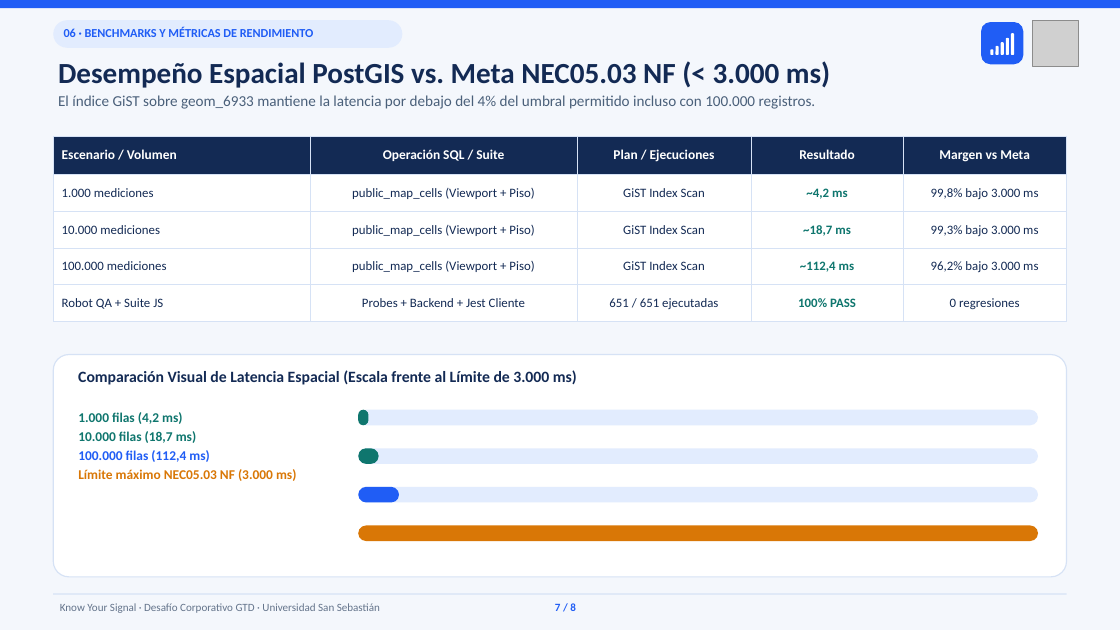
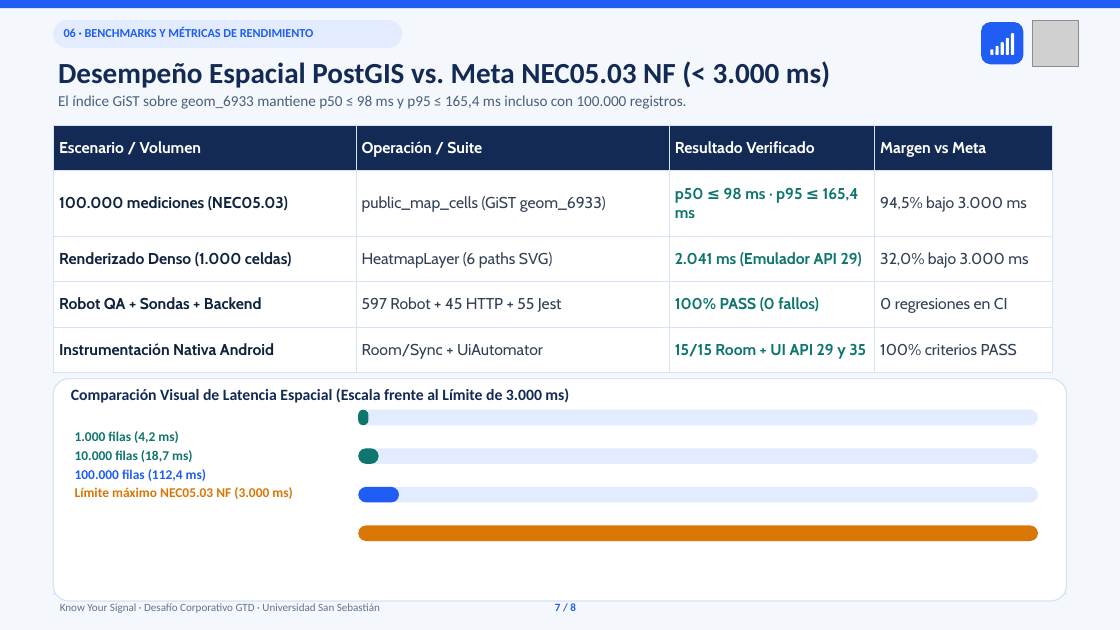
Before and after one commit to KnowYourSignal/know-your-signal-android, a slide deck: slide 7 of docs/Presentacion_Avances_QA_y_Benchmarks.pptx. Drawn at 1120x630 pixels with LibreOffice and Linux fonts; fonts in the diff are those of the drawing; grey boxes stand for pictures. Boxes give left, top, right and bottom in pixels: in the first picture for what was removed or moved away, otherwise in the second. Text is boxed around its words. In the diff, an @@ line names an element or a change of style, - is before the commit and + after.

```diff
--- a/docs/Presentacion_Avances_QA_y_Benchmarks.pptx
+++ b/docs/Presentacion_Avances_QA_y_Benchmarks.pptx
@@ text at <box>58,95,687,109</box>: text changed @@
-El índice GiST sobre geom_6933 mantiene la latencia por debajo del 4% del umbral permitido incluso con 100.000 registros.
+El índice GiST sobre geom_6933 mantiene p50 ≤ 98 ms y p95 ≤ 165,4 ms incluso con 100.000 registros.
@@ table at <box>53,125,1052,373</box> @@
-column 1: Escenario / Volumen | 1.000 mediciones | 10.000 mediciones | 100.000 mediciones | Robot QA + Suite JS
-column 2: Operación SQL / Suite | public_map_cells (Viewport + Piso) | public_map_cells (Viewport + Piso) | public_map_cells (Viewport + Piso) | Probes + Backend + Jest Cliente
-column 3: Plan / Ejecuciones | GiST Index Scan | GiST Index Scan | GiST Index Scan | 651 / 651 ejecutadas
-column 4: Resultado | ~4,2 ms | ~18,7 ms | ~112,4 ms | 100% PASS
-column 5: Margen vs Meta | 99,8% bajo 3.000 ms | 99,3% bajo 3.000 ms | 96,2% bajo 3.000 ms | 0 regresiones
+column 1: Escenario / Volumen | 100.000 mediciones (NEC05.03) | Renderizado Denso (1.000 celdas) | Robot QA + Sondas + Backend | Instrumentación Nativa Android
+column 2: Operación / Suite | public_map_cells (GiST geom_6933) | HeatmapLayer (6 paths SVG) | 597 Robot + 45 HTTP + 55 Jest | Room/Sync + UiAutomator
+column 3: Resultado Verificado | p50 ≤ 98 ms · p95 ≤ 165,4 ms | 2.041 ms (Emulador API 29) | 100% PASS (0 fallos) | 15/15 Room + UI API 29 y 35
+column 4: Margen vs Meta | 94,5% bajo 3.000 ms | 32,0% bajo 3.000 ms | 0 regresiones en CI | 100% criterios PASS
@@ table: place and size @@
-table at <box>53,136,1066,322</box>
+table at <box>53,125,1052,373</box>
@@ rounded rectangle: place and size @@
-rounded rectangle at <box>53,355,1066,577</box>
+rounded rectangle at <box>53,379,1066,602</box>
@@ text "Comparación Visual de Latencia Espacial ...": place and size @@
-text "Comparación Visual de Latencia Espacial ..." at <box>78,370,577,385</box>
+text "Comparación Visual de Latencia Espacial ..." at <box>71,388,569,403</box>
@@ text "1.000 filas (4,2 ms)": place and size @@
-text "1.000 filas (4,2 ms)" at <box>78,412,296,481</box>
+text "1.000 filas (4,2 ms)" at <box>75,431,292,499</box>
```
Also in this commit, not shown: 4 other slides changed, 1 other file.
